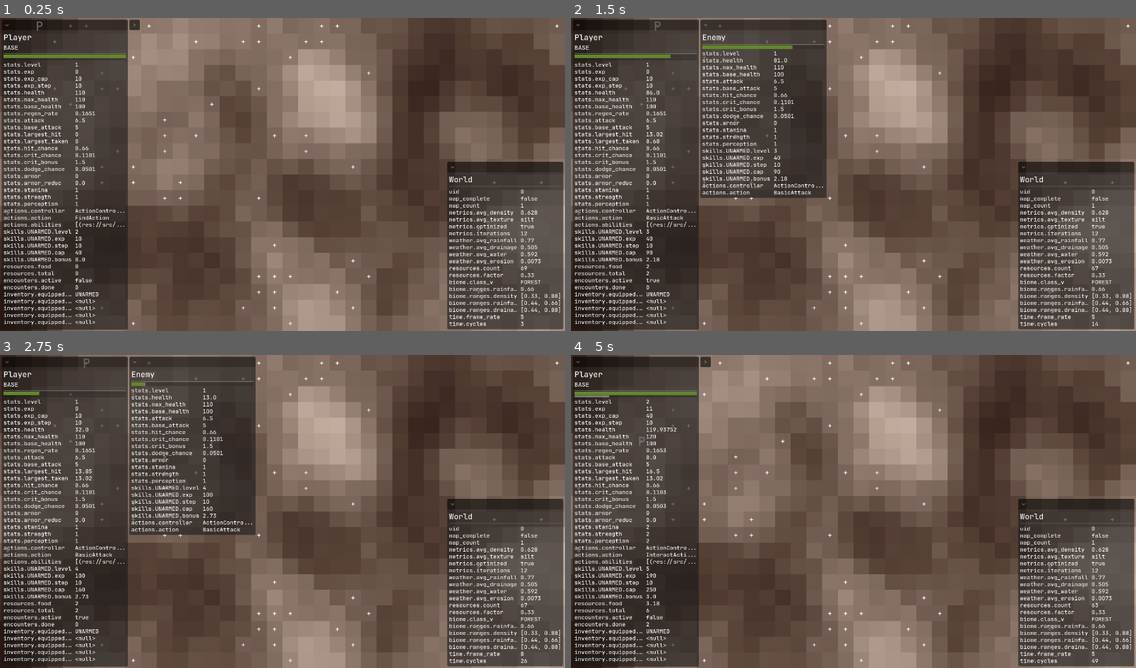
Above: before the commit, frames 1-4 (two rows, left to right).
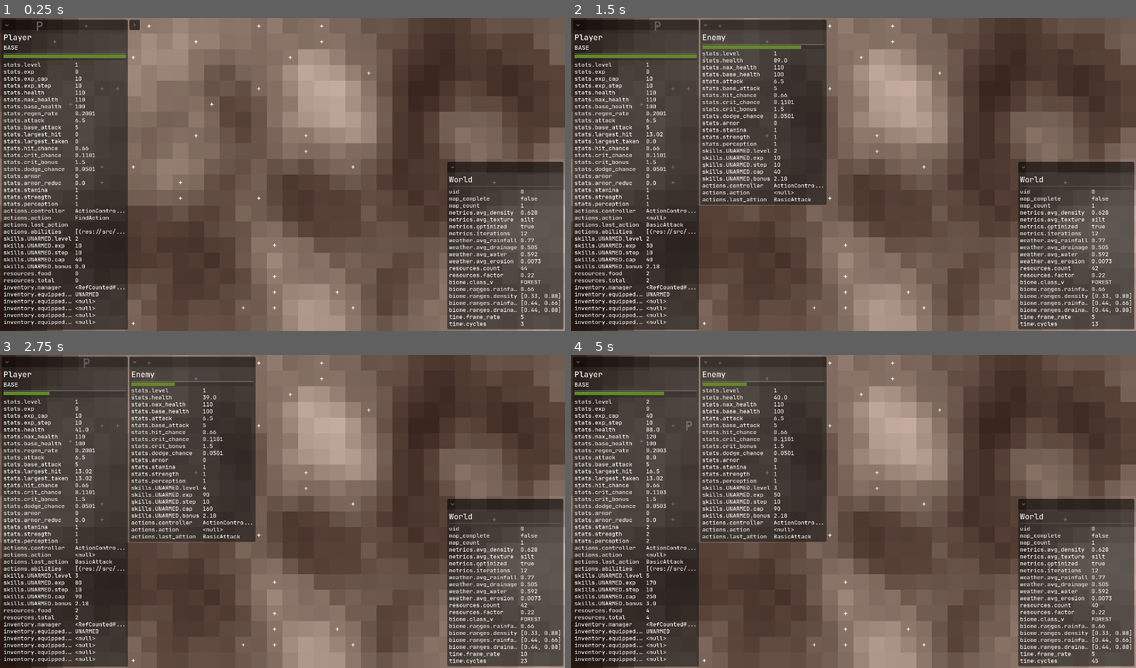
Above: after the commit, the same moments.

Repository: crystalfiction/rpg-simulator
Game: Godot game, scene res://src/controllers/world/world_controller.tscn
Same seed, same stepped clock (60 frames per second), same inputs: the game is played once before the commit and once after it.
Inputs:
- Up to frame 1 (0.25 s): no input
- Up to frame 2 (1.5 s): hold - (world_tick_dec) 0.53-1.28 s; tap = (world_tick_inc) at 1.35 s
- Up to frame 3 (2.75 s): hold - (world_tick_dec) from 2.03 s (still down)
- Up to frame 4 (5 s): release - (world_tick_dec) at 2.78 s; tap = (world_tick_inc) at 2.85, 4.35 s; hold - (world_tick_dec) 3.53-4.28 s

The runs differ from the first frame. In frame 1, 0.8% of the frame differs, in the area x 0-99%, y 2-99%; in frame 2, 1.5%; in frame 3, 1.5%; in frame 4, 14%, in the area x 0-99%, y 0-99%.

Commit message:
drastically improved action processing via copiloting

Diff:
--- a/src/controllers/entities/action_controller.gd
+++ b/src/controllers/entities/action_controller.gd
@@ -8,6 +8,18 @@
 # Cooldowns
 
 ## gets the next available attack in entity abilities queue
+func _cooldown_summary() -> String:
+	var entries: Array = []
+	for c in self.on_cooldown:
+		var remaining = c.data.cooldown_remaining if "cooldown_remaining" in c.data else c.data.cooldown
+		entries.append(c.get_attack_type_string() + "(" + str(remaining) + ")")
+	var summary = ""
+	for i in range(entries.size()):
+		summary += entries[i]
+		if i < entries.size() - 1:
+			summary += ", "
+	return summary
+
 func _get_attack() -> AttackAction:
 	var new_action = null
 	# if abilities array,
@@ -20,6 +32,11 @@
 				new_action = new_a
 				return new_action
 
+		# if we reached here no ability was selectable (all on cooldown)
+		# fallback to a BasicAttack so entity still has an action
+		new_action = BasicAttack.new()
+		return new_action
+
 	# if no abilities array,
 	else:
 		# assign basic attack
@@ -30,6 +47,9 @@
 ## checks whether or not the passed action exists in any context
 ## (instance, type) in cooldowns array
 func _check_cooldowns(action: AttackAction, cooldowns: Array) -> bool:
+	# Basic attacks are always available; never considered on cooldown
+	if action.get_attack_type() == AttackAction.AttackType.BASIC:
+		return false
 	# return true if any cooldown entry matches the action type
 	var atype = action.get_attack_type()
 	for c in cooldowns:
@@ -39,12 +59,15 @@
 
 ## puts an action on cooldown by adding to on_cooldown array
 func _add_cooldown(action: AttackAction, cooldowns: Array):
+	# Basic attacks should never be put on cooldown
+	if action.get_attack_type() == AttackAction.AttackType.BASIC:
+		return
 	# going on cooldown,
 	if "cooldown" in action.data:
 		var exists = _check_cooldowns(action, cooldowns)
 		if action.data.cooldown > 0 and not exists:
-			# set remaining cooldown counter on the action instance
-			action.data.cooldown_remaining = int(action.data.cooldown)
+			# cooldown should block the next N cycles after this action completes
+			action.data.cooldown_remaining = int(action.data.cooldown) + 1
 			cooldowns.append(action)
 
 ## handles on_cooldown array
@@ -63,22 +86,22 @@
 				c.data.cooldown = int(c.data.cooldown) - 1
 				if c.data.cooldown <= 0:
 					cooldowns.remove_at(i)
-
 	return cooldowns
 
-
-# Action Processing
-
-## gets a new action for parent entity,
-## to be evaluated over one or more cycles by evaluate_action
 func get_action():
 	# action is null if world complete
 	if self.world.data.terrain.data.map_complete:
-		self.entity.actions.action = null
-		return
-
+		self.entity.data.actions.action = null
+		return
+
+	# debug: trace action cycle entry
 	# handle action cooldowns every cycle
 	self.on_cooldown = _handle_cooldowns(self.on_cooldown)
+
+	# if there's already an active action, evaluate it and don't replace
+	if "actions" in self.entity.data and self.entity.data.actions.action != null:
+		_evaluate_action()
+		return
 
 	# if Player entity,
 	if self.entity is Player:
@@ -116,34 +139,34 @@
 					new_action.data.target = n_resource
 					self.entity.data.actions.action = new_action
 
-			# if resources exist and player in encounter,
-			elif resources_exist && self.entity.data.encounters.active:
-					# check if encounter is complete
-					var done = self.entity.data.controller.check_encounter(self.entity)
-					# if encounter done,
-					if done:
-						## INTERACT
-						var target_type = InteractAction.InteractTarget.RESOURCE
-						var new_action = InteractAction.new(target_type)
+			# if player in encounter, regardless of remaining resource count
+			elif self.entity.data.encounters.active:
+				# check if encounter is complete
+				var done = self.entity.data.controller.check_encounter(self.entity)
+				# if encounter done,
+				if done:
+					## INTERACT
+					var target_type = InteractAction.InteractTarget.RESOURCE
+					var new_action = InteractAction.new(target_type)
+					new_action.data.src = self.entity
+					self.entity.data.actions.action = new_action
+
+				# if still encountering,
+				else:
+					## ATTACK
+					# evaluate combat
+					var encounter_controller = self.world.data.controller.terrain_controller.encounter_controller
+					var active_encounter = encounter_controller.encounter
+					var enemies = active_encounter.enemies.filter(func(e): return is_instance_valid(e) && e != null)
+					## TODO: if multiple enemies, choose and maintain target instead of random
+					var target = enemies.pick_random()
+					# if target is valid,
+					if is_instance_valid(target):
+						# TODO: add functional attack queue
+						var new_action = _get_attack()
 						new_action.data.src = self.entity
+						new_action.data.target = target
 						self.entity.data.actions.action = new_action
-
-					# if encounter not done,
-					else:
-						## ATTACK
-						# evaluate combat
-						var encounter_controller = self.world.data.controller.terrain_controller.encounter_controller
-						var active_encounter = encounter_controller.encounter
-						var enemies = active_encounter.enemies.filter(func(e): return is_instance_valid(e) && e != null)
-						## TODO: if multiple enemies, choose and maintain target instead of random
-						var target = enemies.pick_random()
-						# if target is valid,
-						if is_instance_valid(target):
-							# TODO: add functional attack queue
-							var new_action = _get_attack()
-							new_action.data.src = self.entity
-							new_action.data.target = target
-							self.entity.data.actions.action = new_action
 
 	# if enemy entity,
 	elif self.entity is Enemy:
@@ -163,8 +186,6 @@
 				new_action.data.src = self.entity
 				new_action.data.target = target
 				self.entity.data.actions.action = new_action
-
-		# if encounter not active,
 		else:
 			## !! forcing enemy to avoid attacking until the action
 			## !! cycle AFTER they have spawned ensures enemy/target
@@ -179,10 +200,12 @@
 func _evaluate_action():
 	# get current action
 	var current_action = self.entity.data.actions.action
-	# don't process action if null
-	# !! this means the only indication of a failed action
-	# !! this should only happen if no valid action exists this cycle
+	# if an action is null, no action to be evaluated
 	if current_action == null:
+		return
+	# if an attack has no valid target, clear it so a new one can be chosen
+	if current_action.get_action_type() == Action.ActionType.ATTACK and not is_instance_valid(current_action.data.target):
+		current_action.data.done = true
 		return
 
 	# match Action.Type
@@ -220,18 +243,34 @@
 		Action.ActionType.ATTACK:
 			# do attack action to action.data.target
 			if is_instance_valid(current_action.data.target):
-				self.entity.data.controller.evaluate_combat(
-					current_action)
+				# Basic attacks should resolve immediately and never occupy multiple cycles
+				if current_action.get_attack_type() == AttackAction.AttackType.BASIC:
+					self.entity.data.controller.evaluate_combat(current_action)
+				else:
+					# determine duration (require explicit duration)
+					var dur = null
+					if "duration" in current_action.data:
+						dur = ceil(current_action.data.duration)
+					if dur != null:
+						if "duration_remaining" not in current_action.data:
+							current_action.data.duration_remaining = int(dur)
+						current_action.data.duration_remaining = int(current_action.data.duration_remaining) - 1
+						if current_action.data.duration_remaining <= 0:
+							self.entity.data.controller.evaluate_combat(current_action)
 
 	# if current action done,
 	if current_action.data.done:
+		# record last action performed for UI visibility (helps 1-cycle actions)
+		if "last_action" in self.entity.data.actions:
+			# store readable script name
+			self.entity.data.actions.last_action = current_action.get_script().get_global_name()
 		if current_action is AttackAction:
-			# TODO: process cooldown
 			_add_cooldown(current_action, self.on_cooldown)
 
+		# clear action so next cycle can select a new one
+		self.entity.data.actions.action = null
 
 # Action Initialization
-
 ## called on script initialization
 func _init(new_entity: Entity) -> void:
 	# define controller entity on initialization
--- a/src/controllers/entities/actions/attacks/basic_attack.gd
+++ b/src/controllers/entities/actions/attacks/basic_attack.gd
@@ -4,6 +4,7 @@
 var init_data = {
     "multi": 1.0,
     "cooldown": 0,
+    "duration": 0,
 }
 
 
--- a/src/controllers/entities/actions/attacks/heavy_attack.gd
+++ b/src/controllers/entities/actions/attacks/heavy_attack.gd
@@ -4,6 +4,7 @@
 var init_data = {
     "multi": 1.5,
     "cooldown": 2,
+    "duration": 0,
 }
 
 # initialize data before _ready
--- a/src/controllers/entities/enemy/enemy_controller.gd
+++ b/src/controllers/entities/enemy/enemy_controller.gd
@@ -1,4 +1,7 @@
 extends EntityController
+
+# scripts
+var inventory_manager_script = preload("res://src/controllers/entities/player/inventory_manager.gd")
 
 # components
 var enemy_scaling: float = 1
@@ -44,6 +47,9 @@
 	new_enemy.data.controller = self
 	# actions
 	new_enemy.data.actions.controller = _init_action_controller(new_enemy)
+	# inventory
+	var new_inventory_manager = inventory_manager_script.new(new_enemy)
+	new_enemy.data.inventory.manager = new_inventory_manager
 
 	add_child(new_enemy)
 
@@ -82,11 +88,14 @@
 		if time_controller.cycling && self.world:
 			# check enemies for defeat conditions
 			_check_enemies(enemy_array)
-			# get action for each enemy
+			# process each enemy's action
 			for e in enemies:
+				if not is_instance_valid(e):
+					continue
+				# process their action immediately
 				e.data.actions.controller.get_action()
 
 # Called every frame. 'delta' is the elapsed time since the previous frame.
-func _process(delta: float) -> void:
+func _process(_delta: float) -> void:
 	# process enemy cycle
 	_process_cycle(self.enemies)
--- /dev/null
+++ b/src/controllers/entities/player/inventory_manager.gd
@@ -0,0 +1,126 @@
+class_name InventoryManager extends RefCounted
+
+# refs
+var entity: Entity
+var items: Array = [] # backpack items
+
+
+## called on script initialization
+func _init(new_entity: Entity) -> void:
+	self.entity = new_entity
+
+
+## adds an item to the inventory backpack
+func add_item(item: Item) -> bool:
+	if item == null:
+		return false
+	items.append(item)
+	return true
+
+
+## removes an item from the inventory backpack by reference
+func remove_item(item: Item) -> bool:
+	if item == null or item not in items:
+		return false
+	items.erase(item)
+	return true
+
+
+## removes item at index from backpack
+func remove_item_at(index: int) -> bool:
+	if index < 0 or index >= items.size():
+		return false
+	items.remove_at(index)
+	return true
+
+
+## equips an equipment item to the appropriate slot
+func equip_item(item: Equipment) -> bool:
+	if item == null or not item is Equipment:
+		return false
+
+	# determine slot based on equipment type
+	match item.EquipType:
+		Equipment.EquipmentType.WEAPON:
+			# unequip existing weapon first
+			if entity.data.inventory.equipped.weapon != null:
+				unequip_item(Equipment.EquipmentType.WEAPON)
+			entity.data.inventory.equipped.weapon = item
+			return true
+
+		Equipment.EquipmentType.ARMOR:
+			# determine armor slot
+			if item is Armor:
+				match item.Slot:
+					Armor.ArmorSlot.CHEST:
+						if entity.data.inventory.equipped.chest != null:
+							unequip_item_from_slot("chest")
+						entity.data.inventory.equipped.chest = item
+						return true
+			return false
+
+	return false
+
+
+## unequips equipment from a slot by equipment type
+func unequip_item(equip_type: Equipment.EquipmentType) -> Equipment:
+	match equip_type:
+		Equipment.EquipmentType.WEAPON:
+			var unequipped = entity.data.inventory.equipped.weapon
+			entity.data.inventory.equipped.weapon = null
+			return unequipped
+		Equipment.EquipmentType.ARMOR:
+			# default to chest if no specific slot provided
+			var unequipped = entity.data.inventory.equipped.chest
+			entity.data.inventory.equipped.chest = null
+			return unequipped
+
+	return null
+
+
+## unequips equipment from a specific slot name
+func unequip_item_from_slot(slot_name: String) -> Equipment:
+	if slot_name in entity.data.inventory.equipped:
+		var unequipped = entity.data.inventory.equipped[slot_name]
+		entity.data.inventory.equipped[slot_name] = null
+		return unequipped
+
+	return null
+
+
+## gets currently equipped item from slot
+func get_equipped(slot_name: String) -> Equipment:
+	if slot_name in entity.data.inventory.equipped:
+		return entity.data.inventory.equipped[slot_name]
+	return null
+
+
+## returns all backpack items
+func get_items() -> Array:
+	return items.duplicate()
+
+
+## returns count of items in backpack
+func get_item_count() -> int:
+	return items.size()
+
+
+## finds first item matching the given type name in backpack
+func find_item_by_type(type_name: String) -> Item:
+	for item in items:
+		if item.get_class() == type_name:
+			return item
+	return null
+
+
+## reorders item in backpack (move from index to new index)
+func reorder_item(from_index: int, to_index: int) -> bool:
+	if from_index < 0 or from_index >= items.size():
+		return false
+	if to_index < 0 or to_index >= items.size():
+		return false
+
+	var item = items[from_index]
+	items.remove_at(from_index)
+	items.insert(to_index, item)
+	return true
--- a/src/controllers/entities/player/player_controller.gd
+++ b/src/controllers/entities/player/player_controller.gd
@@ -1,4 +1,7 @@
 extends EntityController
+
+# scripts
+var inventory_manager_script = preload("res://src/controllers/entities/player/inventory_manager.gd")
 
 # components
 var player: Player
@@ -194,6 +197,10 @@
 	# actions
 	new_player.data.actions.controller = _init_action_controller(new_player)
 
+	# inventory
+	var new_inventory_manager = inventory_manager_script.new(new_player)
+	new_player.data.inventory.manager = new_inventory_manager
+
 	# weapon
 	# var n_weapons = Weapon.WeaponClass.size() - 1 # account for unarmed
 	# var i = randi_range(0, n_weapons)
@@ -283,7 +290,7 @@
 			if not p.is_queued_for_deletion():
 				p.data.actions.controller.get_action()
 
-func _process(delta: float) -> void:
+func _process(_delta: float) -> void:
 	# if player is valid,
 	if is_instance_valid(self.player):
 		# process player cycle
--- a/src/controllers/ui/ui_controller.gd
+++ b/src/controllers/ui/ui_controller.gd
@@ -183,7 +183,7 @@
 		0: ["class_v", "ranges"]
 	}
 	var player_filter = {
-		0: ["stats", "skills", "actions", "resources", "encounters", "inventory"]
+		0: ["stats", "skills", "actions", "resources", "inventory"]
 	}
 	var enemy_filter = {
 		0: ["stats", "skills", "actions"]
@@ -307,7 +307,7 @@
 	_init_player_stats()
 	_init_world_stats()
 
-# Called every frame. 'delta' is the elapsed time since the previous frame.
-func _process(delta: float) -> void:
+# Called every frame. '_delta' is the elapsed time since the previous frame.
+func _process(_delta: float) -> void:
 	_init_enemy_stats(self.labels)
 	_update_labels(self.labels)
--- a/src/controllers/ui/ui_controller.tscn
+++ b/src/controllers/ui/ui_controller.tscn
@@ -11,7 +11,7 @@
 [sub_resource type="StyleBoxFlat" id="StyleBoxFlat_fsh7l"]
 bg_color = Color(0.3882353, 0.5294118, 0.16862746, 1)
 
-[node name="UiController" type="Control" unique_id=694900400 node_paths=PackedStringArray("world_panel", "world_stats", "party_inventory", "player_panel", "player_class", "player_stats", "player_health_bar", "player_exp_bar", "player_abilities", "enemy_panel", "enemy_stats", "enemy_health_bar")]
+[node name="UiController" type="Control" unique_id=694900400 node_paths=PackedStringArray("world_panel", "world_stats", "party_inventory", "player_panel", "player_class", "player_stats", "player_health_bar", "player_exp_bar", "enemy_panel", "enemy_stats", "enemy_health_bar")]
 top_level = true
 layout_mode = 3
 anchors_preset = 15
@@ -28,7 +28,6 @@
 player_stats = NodePath("Main/BoxContainer/BoxContainer/PlayerPanel/MarginContainer/VBoxContainer/PartyContainer/PlayerContainer/PlayerStats")
 player_health_bar = NodePath("Main/BoxContainer/BoxContainer/PlayerPanel/MarginContainer/VBoxContainer/PartyContainer/PlayerContainer/Vitals/Health")
 player_exp_bar = NodePath("Main/BoxContainer/BoxContainer/PlayerPanel/MarginContainer/VBoxContainer/PartyContainer/PlayerContainer/Vitals/Exp")
-player_abilities = NodePath("Main/BoxContainer/BoxContainer/PlayerPanel/MarginContainer/VBoxContainer/PartyContainer/PlayerContainer/PlayerAbilities")
 enemy_panel = NodePath("Main/BoxContainer/EnemyPanel")
 enemy_stats = NodePath("Main/BoxContainer/EnemyPanel/MarginContainer/VBoxContainer/EnemyContainer/EnemyStats")
 enemy_health_bar = NodePath("Main/BoxContainer/EnemyPanel/MarginContainer/VBoxContainer/EnemyContainer/Vitals/Health")
--- a/src/controllers/world/encounter_controller.gd
+++ b/src/controllers/world/encounter_controller.gd
@@ -26,21 +26,19 @@
 	var current_encounter = self.init_encounter # initialize encounter data
 	# if tile has resources,
 	if tile.data.resources.food:
-		# don't spawn encounter for first 5 food tiles
-		# if p.data.encounters.done.size() == 0 && p.data.resources.food < 5:
-		# 	return self.encountering
 		# generate random number r
 		var r = randf_range(0, 1)
 		if r <= self.encounter_chance:
 			# encounter spawned,
 			# spawn enemies,
-			var map_count = self.terrain.data.map_count
-			# var n_enemies = ceil(map_count / 2.5)
+			var _map_count = self.terrain.data.map_count
+			# var n_enemies = ceil(_map_count / 2.5)
 			new_enemies = enemy_controller.spawn_enemies(1) # only spawn 1 enemy
 			# prepare new encounter for processing
 			current_encounter.player = p
 			current_encounter.enemies = new_enemies
 			current_encounter.n_enemies = new_enemies.size()
+
 			self.encounter = current_encounter
 			self.encountering = true
 			var msg = (
@@ -123,6 +121,6 @@
 			if self.encountering:
 				_process_encounter(self.encounter)
 
-## Called every frame. 'delta' is the elapsed time since the previous frame.
-func _process(delta: float) -> void:
+## Called every frame. '_delta' is the elapsed time since the previous frame.
+func _process(_delta: float) -> void:
 	_process_cycle()
--- a/src/controllers/world/resource_controller.gd
+++ b/src/controllers/world/resource_controller.gd
@@ -8,7 +8,7 @@
 var resources_optimized = null
 var resource_count = 0
 
-var food_factor = 0.33 # chance to generate food on a given tile
+var food_factor = 0.22 # chance to generate food on a given tile
 
 
 # Resource Generation
@@ -113,5 +113,5 @@
 # Resource Processing
 
 # Called every frame. 'delta' is the elapsed time since the previous frame.
-func _process(delta: float) -> void:
+func _process(_delta: float) -> void:
 	pass
--- a/src/controllers/world/terrain_controller.gd
+++ b/src/controllers/world/terrain_controller.gd
@@ -469,6 +469,6 @@
 			_generate_terrain(curr_terrain)
 
 # Called every frame. 'delta' is the elapsed time since the previous frame.
-func _process(delta: float) -> void:
+func _process(_delta: float) -> void:
 	# process terrain cycle
 	_process_cycle(self.world)
--- a/src/controllers/world/time_controller.gd
+++ b/src/controllers/world/time_controller.gd
@@ -9,13 +9,12 @@
 var frames: float = 0.0
 var time_scale: float = 60.0
 var frame_rates: Array = [
-	15, # default
-	8,
+	10,
 	5,
 	1
 ]
 # default to middle index if available
-var frame_rate: int = frame_rates[2] if frame_rates.size() > 2 else frame_rates[0]
+var frame_rate: int = frame_rates[floor(frame_rates.size() / 2.0)] if frame_rates.size() > 2 else frame_rates[0]
 
 var cycling: bool = false
 var cycles: int = 0
--- a/src/controllers/world/weather_controller.gd
+++ b/src/controllers/world/weather_controller.gd
@@ -66,7 +66,6 @@
 ## calculates erosion values per tile given water values
 func _calculate_erosion(curr_terrain: Array) -> Dictionary:
 	var avg_erosion = 0.0
-	var avg_soil_density = 0.0
 	var count = 0
 	for x in range(curr_terrain.size()):
 		for y in range(curr_terrain[x].size()):
@@ -81,12 +80,10 @@
 			w.data.weather.erosion = erosion
 			# update metrics
 			avg_erosion += w.data.weather.erosion
-			avg_soil_density += w.data.terrain.density
 			count += 1
 
 	# update metrics
 	avg_erosion /= count
-	avg_soil_density /= count
 	var metrics = {
 		"avg_erosion": avg_erosion
 	}
@@ -275,6 +272,6 @@
 			# self.terrain.data.on_change.call()
 			pass
 
-# Called every frame. 'delta' is the elapsed time since the previous frame.
-func _process(delta: float) -> void:
+# Called every frame. '_delta' is the elapsed time since the previous frame.
+func _process(_delta: float) -> void:
 	_process_weather()
--- a/src/controllers/world/world_controller.gd
+++ b/src/controllers/world/world_controller.gd
@@ -166,6 +166,6 @@
 				get_tree().quit()
 
 ## Called every frame. 'delta' is the elapsed time since the previous frame.
-func _process(delta: float) -> void:
+func _process(_delta: float) -> void:
 	# process cycle
 	_process_cycle(self.world)
--- a/src/entities/enemies/enemy.gd
+++ b/src/entities/enemies/enemy.gd
@@ -25,11 +25,13 @@
 	"actions": {
 		"controller": "",
 		"action": null,
+		"last_action": null,
 	},
 	"encounters": {
 		"active": false,
 	},
 	"inventory": {
+		"manager": null,
 		"equipped": {
 			"weapon": null,
 			"head": null,
--- a/src/entities/player/classes/base_class.gd
+++ b/src/entities/player/classes/base_class.gd
@@ -9,7 +9,7 @@
 	"health": 0,
 	"max_health": 0,
 	"base_health": 100,
-	"regen_rate": 0.165,
+	"regen_rate": 0.20,
 	"attack": 0,
 	"base_attack": 5,
 	"largest_hit": 0,
--- a/src/entities/player/player.gd
+++ b/src/entities/player/player.gd
@@ -23,6 +23,7 @@
 	"actions": {
 		"controller": null,
 		"action": null,
+		"last_action": "",
 		"abilities": [
 			HeavyAttack,
 			BasicAttack,
@@ -38,6 +39,7 @@
 		"done": 0
 	},
 	"inventory": {
+		"manager": null,
 		"equipped": {
 			"weapon": null,
 			"head": null,
--- a/src/entities/world/terrain/tiles/tile.gd
+++ b/src/entities/world/terrain/tiles/tile.gd
@@ -97,8 +97,8 @@
 					new_text = "+"
 				l.text = new_text
 
-# Called every frame. 'delta' is the elapsed time since the previous frame.
-func _process(delta: float) -> void:
+# Called every frame. '_delta' is the elapsed time since the previous frame.
+func _process(_delta: float) -> void:
 	# update label text/color if data changes
 	_update_color(self.data)
 	_update_label_text(self.data)
Not shown, added: src/controllers/entities/player/inventory_manager.gd.uid
